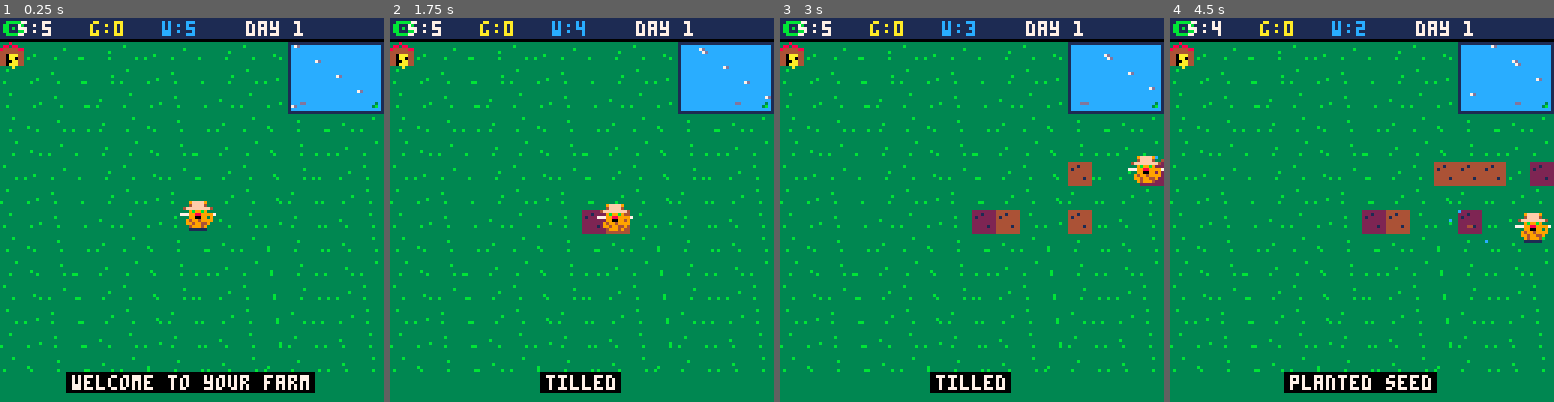
Above: before the commit, frames 1-4 (left to right).
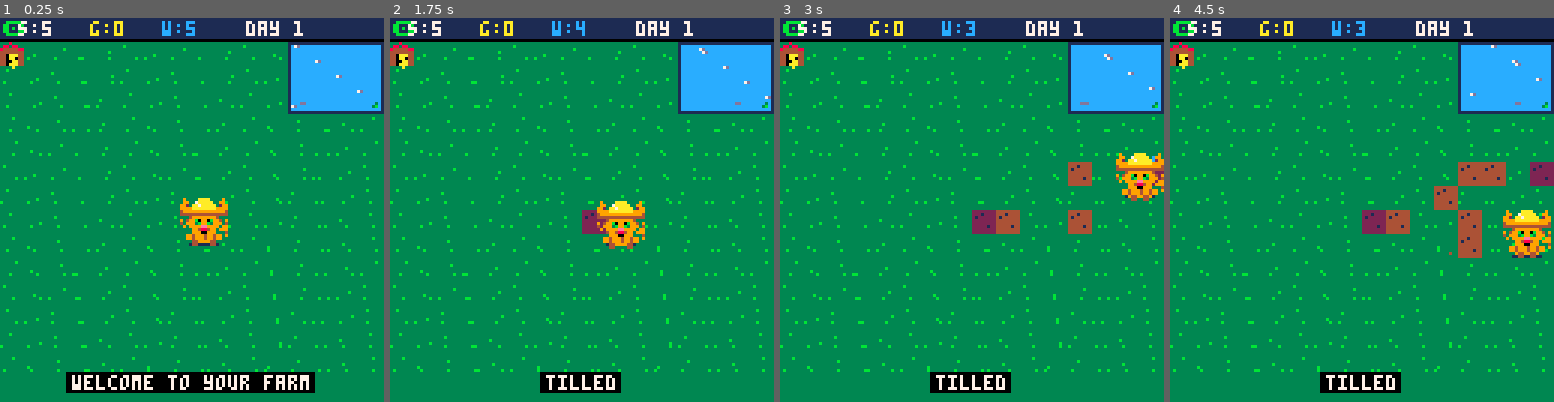
Above: after the commit, the same moments.

Repository: RubenTipparach/tic-labs
Game: PICO-8 cartridge games/pico8-cat-farmer/cart.p8
Same seed, same stepped clock (60 frames per second), same inputs: the game is played once before the commit and once after it.
Inputs:
- Up to frame 1 (0.25 s): no input
- Up to frame 2 (1.75 s): tap X (X key) at 0.33, 1.07 s; tap O (Z key) at 0.7, 1.7 s; hold Right from 1.6 s (still down)
- Up to frame 3 (3 s): tap X (X key) at 1.85, 2.97 s; release Right at 2.1 s; tap O (Z key) at 2.1, 2.5, 2.9 s; hold Up 2.15-2.42 s; hold Right from 2.47 s (still down)
- Up to frame 4 (4.5 s): release Right at 3.03 s; hold Left 3.08-3.58 s; tap O (Z key) at 3.3, 3.7, 4.1 s; hold Down 3.63-3.97 s; hold Right from 4.02 s (still down); tap X (X key) at 4.08 s

The runs differ from the first frame. In frame 1, 1.1% of the frame differs, in the area x 46-60%, y 46-60%; in frame 2, 1.1%; in frame 3, 1.1%; in frame 4, 4.0%, in the area x 10-100%, y 0-98%.

Commit message:
redraw cat at 16x16 to match reference
Bump cat footprint to 16x16 (true doubled resolution). Rewrite
draw_cat as a chunky tabby:

- pointy ears at the corners with a maroon (color 2) inner triangle
- yellow trapezoidal straw hat with a small white shine highlight
- wide brown brim across the full 16 px width with a lighter top edge
- round orange face with cheek tufts and brown temple stripes plus
  whisker tips on each side
- multi-pixel green eyes with black pupils and a darker green corner
- two-tone pink heart nose, brown mouth corners, small dark mouth
- oval body with three vertical brown tabby stripes
- alternating two-paw walk animation
- a stubby curling tail on the trailing side, mirrored when facing
  left, with a single brown stripe

Drop the (+2, +2) render offset since the cat now actually fills the
new footprint. Move the fishing line origin to a sensible spot on
the bigger sprite (cat.x+8, cat.y+8).

https://claude.ai/code/session_01NQVs25MQJPDWa3Lsk4afA4

Diff:
--- a/games/pico8-cat-farmer/cart.p8
+++ b/games/pico8-cat-farmer/cart.p8
@@ -9,8 +9,8 @@
 rows=14
 gx=0
 gy=8
-cw=12
-ch=12
+cw=16
+ch=16
 
 function _init()
  plots={}
@@ -329,7 +329,7 @@
 
  if fishing then
   local cx=cat.x+cw/2
-  local cy=cat.y+ch/2-2
+  local cy=cat.y+8
   line(cx,cy,bobber_x,bobber_y,7)
   circfill(bobber_x,bobber_y,1,8)
   pset(bobber_x,bobber_y-1,7)
@@ -339,7 +339,7 @@
   end
  end
 
- draw_cat(cat.x+2,cat.y+2,cat.f,cat.walk)
+ draw_cat(cat.x,cat.y,cat.f,cat.walk)
 
  rectfill(0,0,127,7,1)
  line(0,7,127,7,0)
@@ -361,53 +361,83 @@
 
 function draw_cat(x,y,f,walk)
  local b=(walk\6)%2
- ovalfill(x+1,y+7,x+6,y+8,1)
  local hy=y+b
- ovalfill(x+1,hy+1,x+6,hy+4,9)
- pset(x+1,hy+1,4)
- pset(x+6,hy+1,4)
- line(x+2,hy-1,x+5,hy-1,15)
- line(x+1,hy,x+6,hy,15)
- pset(x+1,hy,4)
- pset(x+6,hy,4)
- line(x-1,hy+1,x+8,hy+1,15)
- pset(x-1,hy+1,4)
- pset(x+8,hy+1,4)
- pset(x+1,hy-1,9)
- pset(x+6,hy-1,9)
- pset(x+2,hy+2,11)
- pset(x+5,hy+2,11)
- pset(x+3,hy+3,8)
- pset(x+4,hy+3,8)
- line(x-2,hy+3,x,hy+3,7)
- line(x+7,hy+3,x+9,hy+3,7)
- ovalfill(x,hy+4,x+7,hy+7,9)
- pset(x+3,hy+4,0)
- pset(x+4,hy+4,0)
- pset(x+1,hy+5,4)
- pset(x+4,hy+5,4)
- pset(x+2,hy+6,4)
- pset(x+5,hy+6,4)
- pset(x+6,hy+6,4)
+ ovalfill(x+3,y+15,x+12,y+15,1)
+ line(x+1,hy+0,x+1,hy+3,9)
+ line(x+2,hy+1,x+2,hy+3,9)
+ pset(x+0,hy+2,9)
+ pset(x+0,hy+3,9)
+ pset(x+3,hy+3,9)
+ pset(x+2,hy+2,2)
+ line(x+14,hy+0,x+14,hy+3,9)
+ line(x+13,hy+1,x+13,hy+3,9)
+ pset(x+15,hy+2,9)
+ pset(x+15,hy+3,9)
+ pset(x+12,hy+3,9)
+ pset(x+13,hy+2,2)
+ line(x+6,hy+0,x+9,hy+0,10)
+ line(x+5,hy+1,x+10,hy+1,10)
+ line(x+4,hy+2,x+11,hy+2,10)
+ line(x+4,hy+3,x+11,hy+3,10)
+ pset(x+5,hy+1,7)
+ pset(x+6,hy+2,7)
+ rectfill(x+0,hy+4,x+15,hy+5,4)
+ line(x+1,hy+4,x+14,hy+4,9)
+ ovalfill(x+2,hy+6,x+13,hy+10,9)
+ ovalfill(x+3,hy+11,x+12,hy+14,9)
+ pset(x+2,hy+12,9)
+ pset(x+2,hy+13,9)
+ pset(x+13,hy+12,9)
+ pset(x+13,hy+13,9)
+ pset(x+0,hy+7,9)
+ pset(x+0,hy+8,9)
+ pset(x+15,hy+7,9)
+ pset(x+15,hy+8,9)
+ pset(x+1,hy+9,9)
+ pset(x+14,hy+9,9)
+ pset(x+3,hy+6,4)
+ pset(x+12,hy+6,4)
+ pset(x+2,hy+7,4)
+ pset(x+13,hy+7,4)
+ pset(x+0,hy+8,4)
+ pset(x+15,hy+8,4)
+ pset(x+5,hy+7,11)
+ pset(x+6,hy+7,0)
+ pset(x+5,hy+8,3)
+ pset(x+6,hy+8,11)
+ pset(x+9,hy+7,0)
+ pset(x+10,hy+7,11)
+ pset(x+9,hy+8,11)
+ pset(x+10,hy+8,3)
+ pset(x+7,hy+9,14)
+ pset(x+8,hy+9,14)
+ pset(x+7,hy+10,8)
+ pset(x+8,hy+10,8)
+ pset(x+6,hy+10,4)
+ pset(x+9,hy+10,4)
+ pset(x+7,hy+11,0)
+ pset(x+8,hy+11,0)
+ pset(x+4,hy+12,4)
+ pset(x+4,hy+13,4)
+ pset(x+8,hy+12,4)
+ pset(x+8,hy+13,4)
+ pset(x+11,hy+12,4)
+ pset(x+11,hy+13,4)
  if (walk\4)%2==0 then
-  pset(x+1,hy+7,4)
-  pset(x+5,hy+7,4)
+  rectfill(x+4,hy+14,x+5,hy+15,4)
+  rectfill(x+10,hy+14,x+11,hy+15,4)
  else
-  pset(x+2,hy+7,4)
-  pset(x+6,hy+7,4)
+  rectfill(x+5,hy+14,x+6,hy+15,4)
+  rectfill(x+9,hy+14,x+10,hy+15,4)
  end
  if f==1 then
-  pset(x+7,hy+5,9)
-  pset(x+8,hy+5,9)
-  pset(x+8,hy+4,9)
-  pset(x+8,hy+3,9)
-  pset(x+7,hy+3,9)
+  line(x+13,hy+10,x+15,hy+10,9)
+  line(x+15,hy+9,x+15,hy+12,9)
+  pset(x+15,hy+11,4)
  else
-  pset(x,hy+5,9)
-  pset(x-1,hy+5,9)
-  pset(x-1,hy+4,9)
-  pset(x-1,hy+3,9)
-  pset(x,hy+3,9)
+  line(x+0,hy+10,x+2,hy+10,9)
+  line(x+0,hy+9,x+0,hy+12,9)
+  pset(x+0,hy+11,4)
  end
 end
 __gfx__
